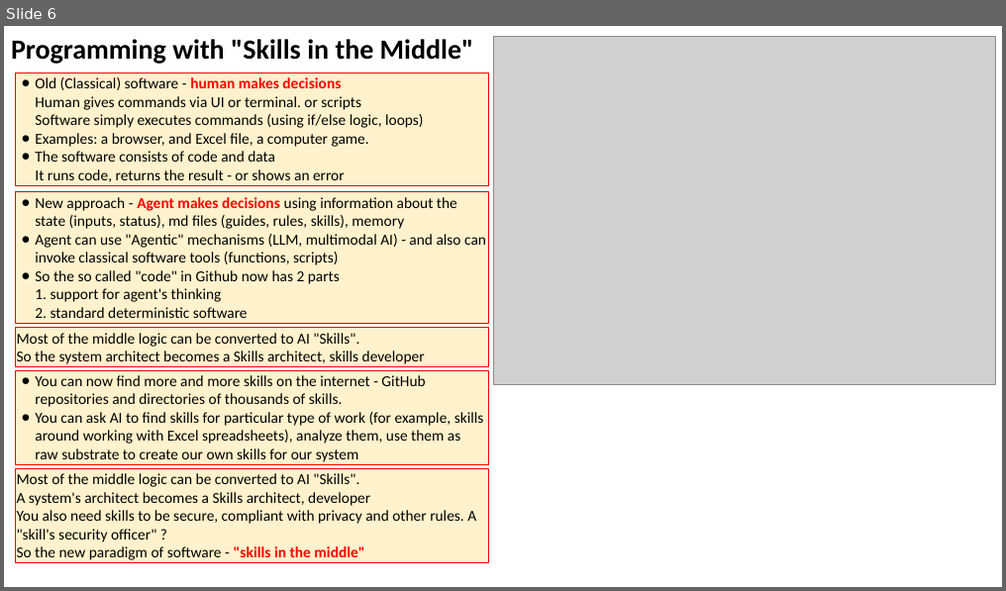
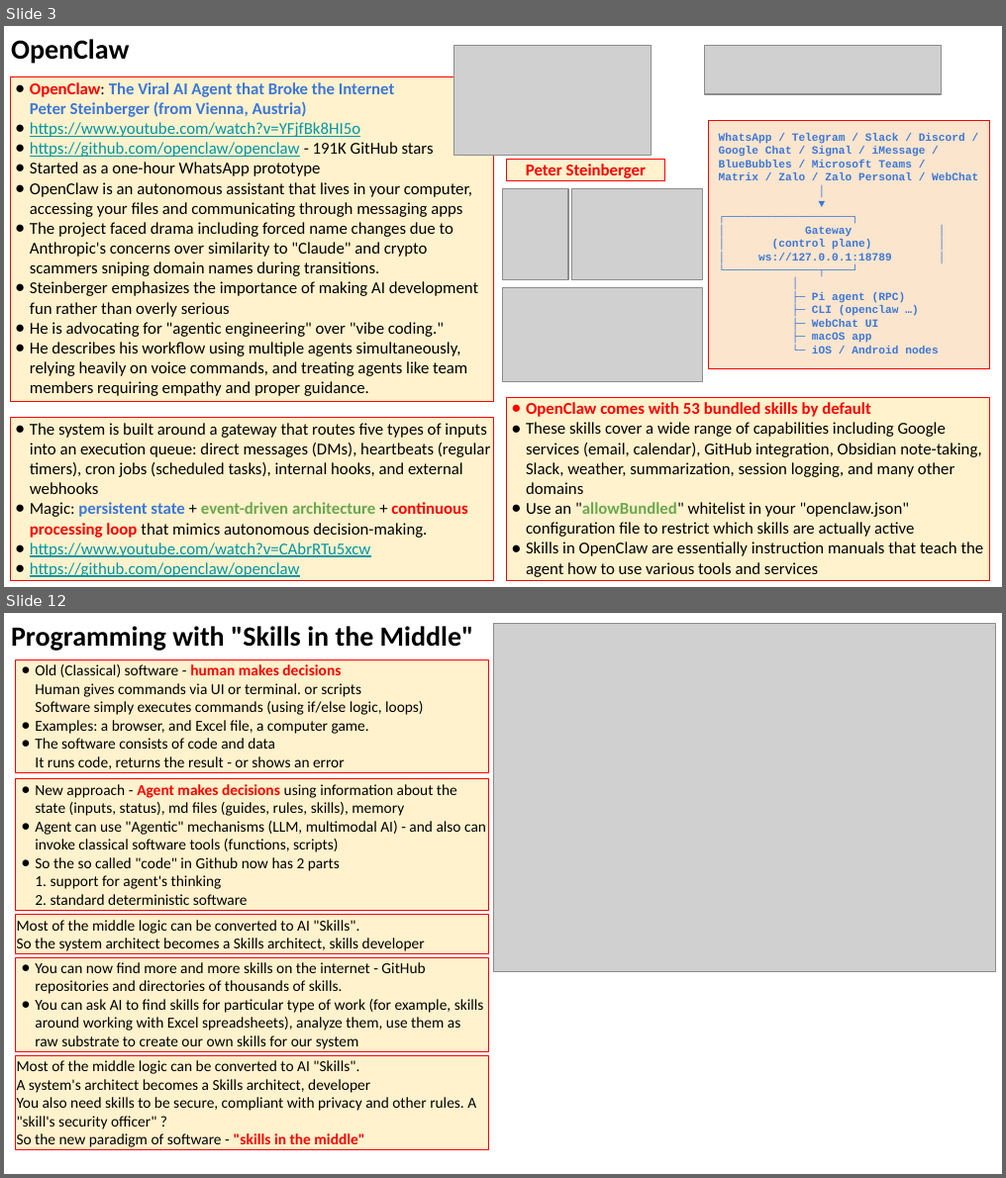
Before and after one commit to lselector/seminar, a slide deck: 2026/2026-02-13-AI-Updates.pptx. Shown one above the other, each under a label of ours: slide 6 before the commit, slides 3 and 12 after it; the slides between them are not shown. The pictures are 1006x591 and 1006x1178 pixels, drawn with LibreOffice and Linux fonts; fonts in the diff are those of the drawing; grey boxes stand for pictures. Boxes give left, top, right and bottom in pixels: in the first picture for what was removed or moved away, otherwise in the second. Text is boxed around its words. In the diff, an @@ line names an element or a change of style, - is before the commit and + after.

```diff
--- a/2026/2026-02-13-AI-Updates.pptx
+++ b/2026/2026-02-13-AI-Updates.pptx
@@ slide 3 added at (4, 26, 1002, 587), background #FFFFFF @@
@@ text added at (11, 39, 129, 64), 20 pt, text #000000, bold @@
+OpenClaw
@@ picture added at (454, 46, 651, 156) @@
@@ picture added at (705, 46, 942, 95) @@
@@ rectangle added at (10, 76, 494, 401), fill #FFF2CC, outline #FF0000 0.75 pt, 12 pt, text #000000 @@
+● OpenClaw: The Viral AI Agent that Broke the Internet
+  Peter Steinberger (from Vienna, Austria)
+● https://www.youtube.com/watch?v=YFjfBk8HI5o
+● https://github.com/openclaw/openclaw - 191K GitHub stars
+● Started as a one-hour WhatsApp prototype
+● OpenClaw is an autonomous assistant that lives in your computer, accessing your files and communicating through messaging apps
+● The project faced drama including forced name changes due to Anthropic's concerns over similarity to "Claude" and crypto scammers sniping domain names during transitions.
+● Steinberger emphasizes the importance of making AI development fun rather than overly serious
+● He is advocating for "agentic engineering" over "vibe coding."
+● He describes his workflow using multiple agents simultaneously, relying heavily on voice commands, and treating agents like team members requiring empathy and proper guidance.
@@ rectangle added at (709, 120, 990, 369), fill #FCE5CD, outline #FF0000 0.75 pt, 8 pt, text #3C78D8, bold @@
+WhatsApp / Telegram / Slack / Discord /
+Google Chat / Signal / iMessage /
+BlueBubbles / Microsoft Teams /
+Matrix / Zalo / Zalo Personal / WebChat
+│
+▼
+┌───────────────────┐
+│ Gateway │
+│ (control plane) │
+│ ws://127.0.0.1:18789 │
+└──────────────┬────┘
+│
+├─ Pi agent (RPC)
+├─ CLI (openclaw …)
+├─ WebChat UI
+├─ macOS app
+└─ iOS / Android nodes
@@ rectangle added at (506, 159, 665, 180), fill #FFF2CC, outline #FF0000 0.75 pt, 12 pt, text #FF0000, bold @@
+Peter Steinberger
@@ picture added at (502, 189, 568, 280) @@
@@ picture added at (572, 189, 703, 280) @@
@@ picture added at (502, 287, 703, 381) @@
@@ rectangle added at (506, 397, 990, 580), fill #FFF2CC, outline #FF0000 0.75 pt, 12 pt, text #000000 @@
+● OpenClaw comes with 53 bundled skills by default
+● These skills cover a wide range of capabilities including Google services (email, calendar), GitHub integration, Obsidian note-taking, Slack, weather, summarization, session logging, and many other domains
+● Use an "allowBundled" whitelist in your "openclaw.json" configuration file to restrict which skills are actually active
+● Skills in OpenClaw are essentially instruction manuals that teach the agent how to use various tools and services
@@ rectangle added at (10, 417, 494, 580), fill #FFF2CC, outline #FF0000 0.75 pt, 12 pt, text #000000 @@
+● The system is built around a gateway that routes five types of inputs into an execution queue: direct messages (DMs), heartbeats (regular timers), cron jobs (scheduled tasks), internal hooks, and external webhooks
+● Magic: persistent state + event-driven architecture + continuous processing loop that mimics autonomous decision-making.
+● https://www.youtube.com/watch?v=CAbrRTu5xcw
+● https://github.com/openclaw/openclaw
@@ what was slide 6 is now slide 12 @@
```
Also in this commit, not shown: 14 slides changed, 12 other slides added, 3 slides removed.
